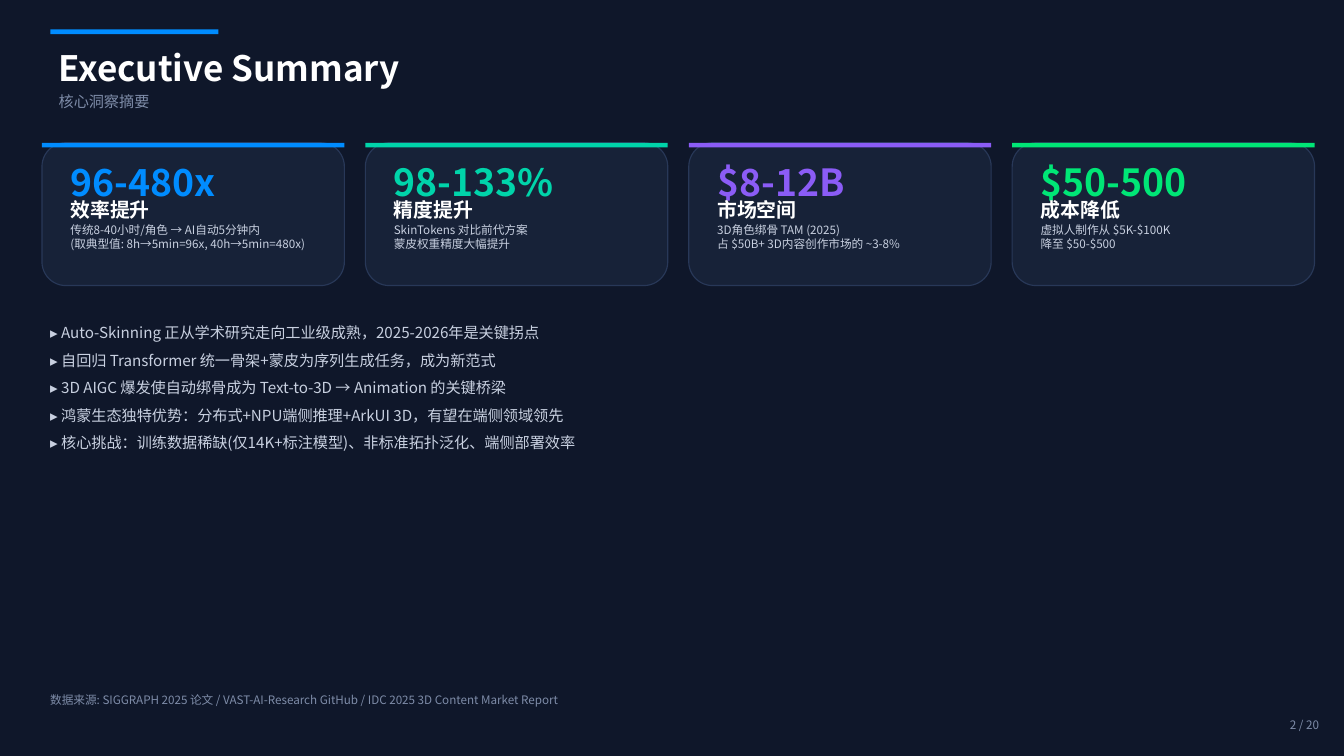
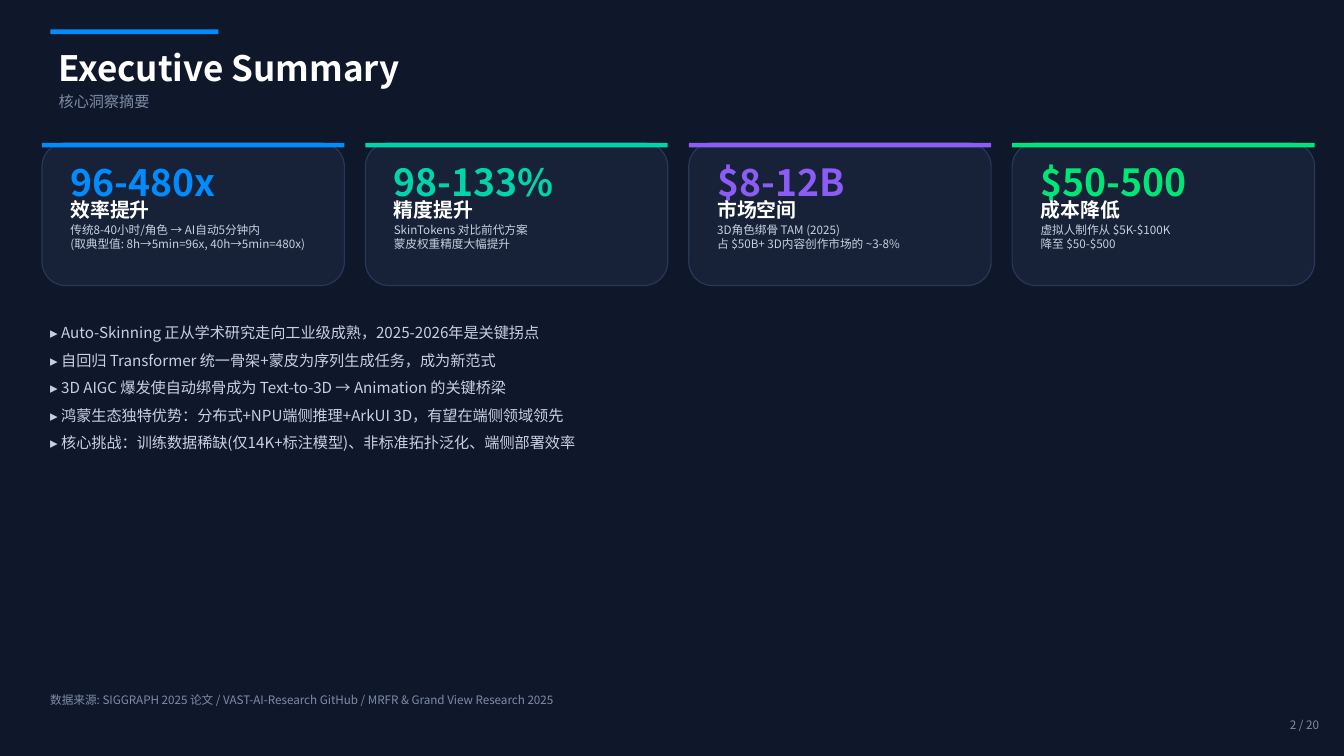
Before and after one commit to xhyha/insight, a slide deck: slide 2 of neural_autoskinning_insight_2026.pptx. Drawn at 1344x756 pixels with LibreOffice and Linux fonts; fonts in the diff are those of the drawing. Boxes give left, top, right and bottom in pixels: in the first picture for what was removed or moved away, otherwise in the second. Text is boxed around its words. In the diff, an @@ line names an element or a change of style, - is before the commit and + after.

```diff
--- a/neural_autoskinning_insight_2026.pptx
+++ b/neural_autoskinning_insight_2026.pptx
@@ text at (50,694,554,705): text changed @@
-数据来源: SIGGRAPH 2025 论文 / VAST-AI-Research GitHub / IDC 2025 3D Content Market Report
+数据来源: SIGGRAPH 2025 论文 / VAST-AI-Research GitHub / MRFR & Grand View Research 2025
```
Also in this commit, not shown: 10 other slides changed.
